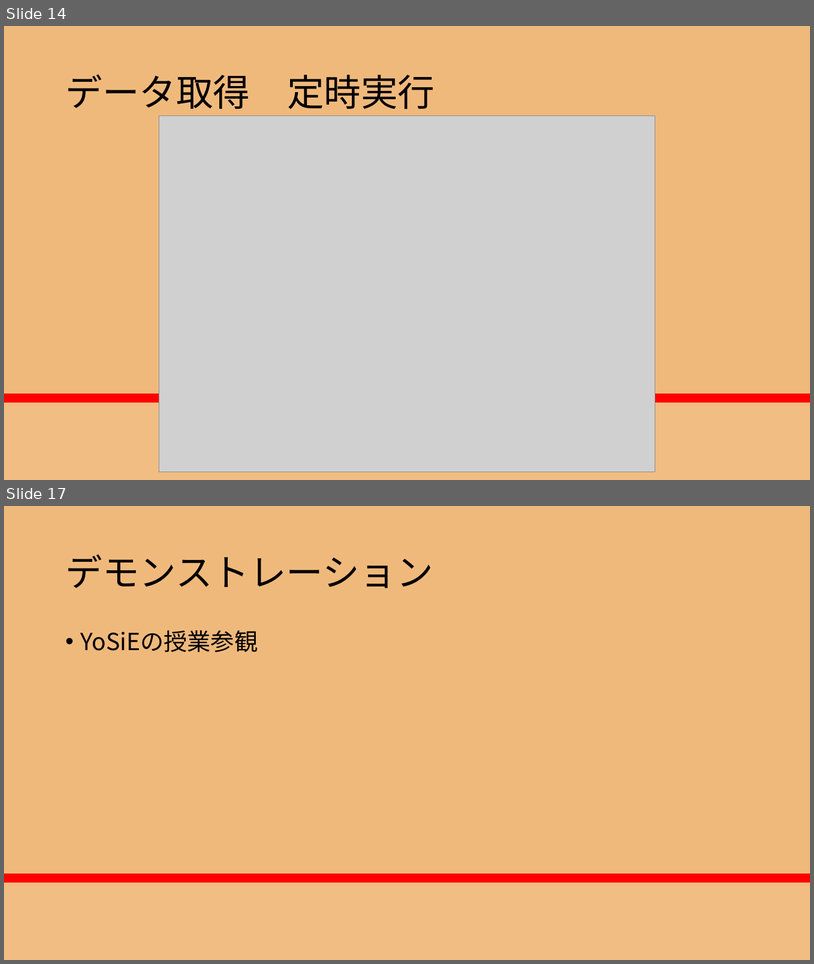
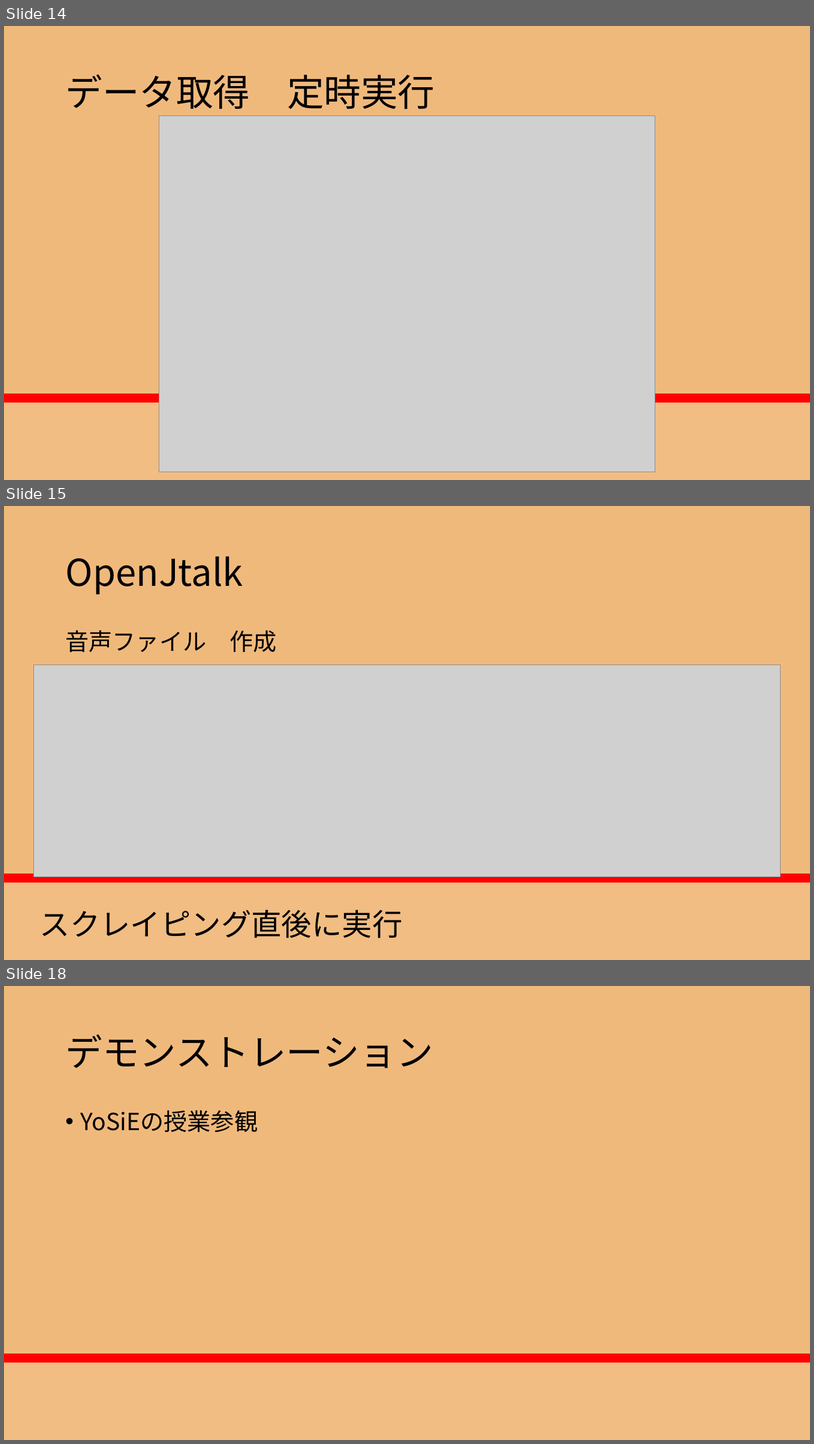
Before and after one commit to RikiishiSuzunosuke/AIspeaker_yosie, a slide deck: presentation/AIスピーカー開発_3_main.pptx. Shown one above the other, each under a label of ours: slides 14 and 17 before the commit, slides 14, 15 and 18 after it; the slides between them are not shown. The pictures are 814x964 and 814x1444 pixels, drawn with LibreOffice and Linux fonts; fonts in the diff are those of the drawing; grey boxes stand for pictures. Boxes give left, top, right and bottom in pixels: in the first picture for what was removed or moved away, otherwise in the second. Text is boxed around its words. In the diff, an @@ line names an element or a change of style, - is before the commit and + after.

```diff
--- a/presentation/AIスピーカー開発_3_main.pptx
+++ b/presentation/AIスピーカー開発_3_main.pptx
@@ slide 15 added at (4,506,810,960), background gradient #F0B97C to #FF0000 to #F86446 to #F1BD83 @@
@@ title added at (65,556,243,594), 44 pt, text #000000 @@
+OpenJtalk
@@ text added at (65,630,276,652), 28 pt, text #000000 @@
+音声ファイル 作成
@@ picture added at (33,664,781,877) @@
@@ text added at (40,909,403,938), 36 pt, text #000000 @@
+スクレイピング直後に実行
@@ what was slide 17 is now slide 18 @@
```
Also in this commit, not shown: 1 slide changed, 1 other slide added, 1 slide removed, 4 other files.
